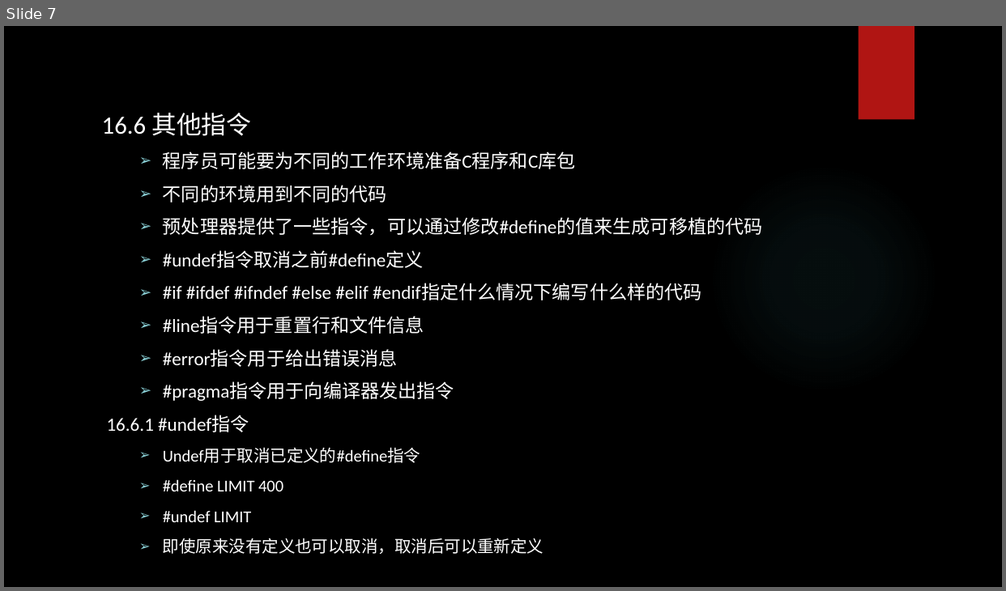
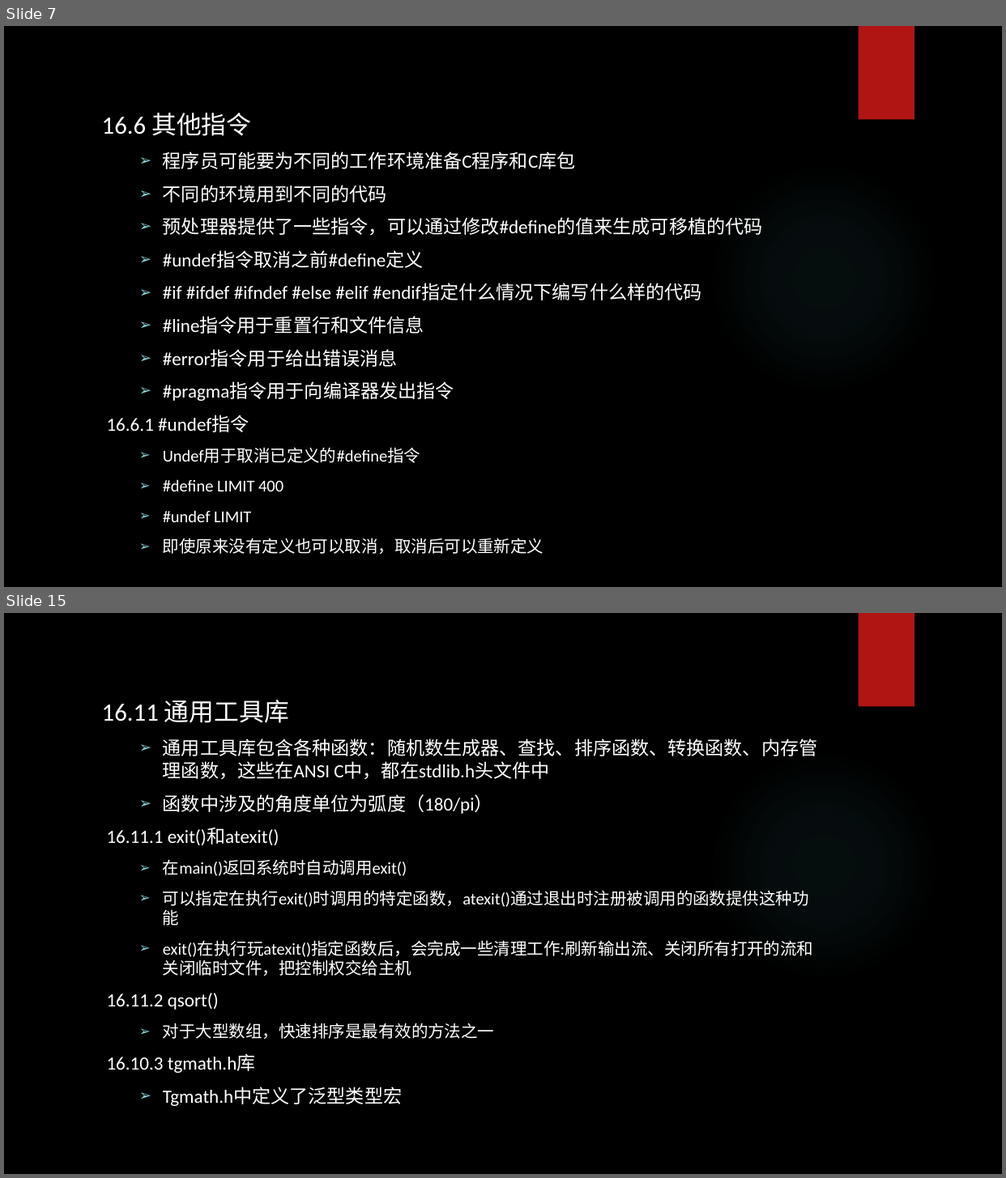
Before and after one commit to tsyin/c_ppt-code, a slide deck: PPT/16 C预处理器和C库.pptx. Shown one above the other, each under a label of ours: slide 7 before the commit, slides 7 and 15 after it; the slides between them are not shown. The pictures are 1006x591 and 1006x1178 pixels, drawn with LibreOffice and Linux fonts; fonts in the diff are those of the drawing; background and template pictures are left out. Boxes give left, top, right and bottom in pixels: in the first picture for what was removed or moved away, otherwise in the second. Text is boxed around its words. In the diff, an @@ line names an element or a change of style, - is before the commit and + after.

```diff
--- a/PPT/16 C预处理器和C库.pptx
+++ b/PPT/16 C预处理器和C库.pptx
@@ slide 15 added at box(4, 613, 1002, 1174), background picture (left out); not listed: 2 template elements that a slide beside it also shows @@
@@ text added at box(102, 700, 817, 1106), 16 pt, text #FFFFFF @@
+16.11 通用工具库
+  ➢ 通用工具库包含各种函数：随机数生成器、查找、排序函数、转换函数、内存管理函数，这些在ANSI C中，都在stdlib.h头文件中
+  ➢ 函数中涉及的角度单位为弧度（180/pi）
+16.11.1 exit()和atexit()
+  ➢ 在main()返回系统时自动调用exit()
+  ➢ 可以指定在执行exit()时调用的特定函数，atexit()通过退出时注册被调用的函数提供这种功能
+  ➢ exit()在执行玩atexit()指定函数后，会完成一些清理工作:刷新输出流、关闭所有打开的流和关闭临时文件，把控制权交给主机
+16.11.2 qsort()
+  ➢ 对于大型数组，快速排序是最有效的方法之一
+16.10.3 tgmath.h库
+  ➢ Tgmath.h中定义了泛型类型宏
```
Also in this commit, not shown: 1 slide changed, 9 other slides added, 2 other files.
